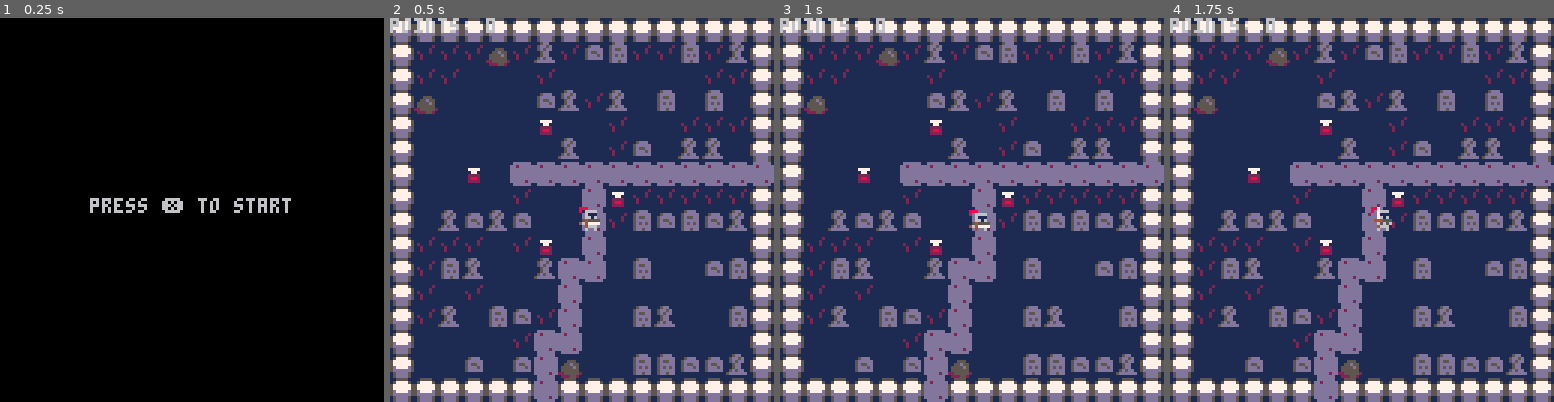
Above: before the commit, frames 1-4 (left to right).
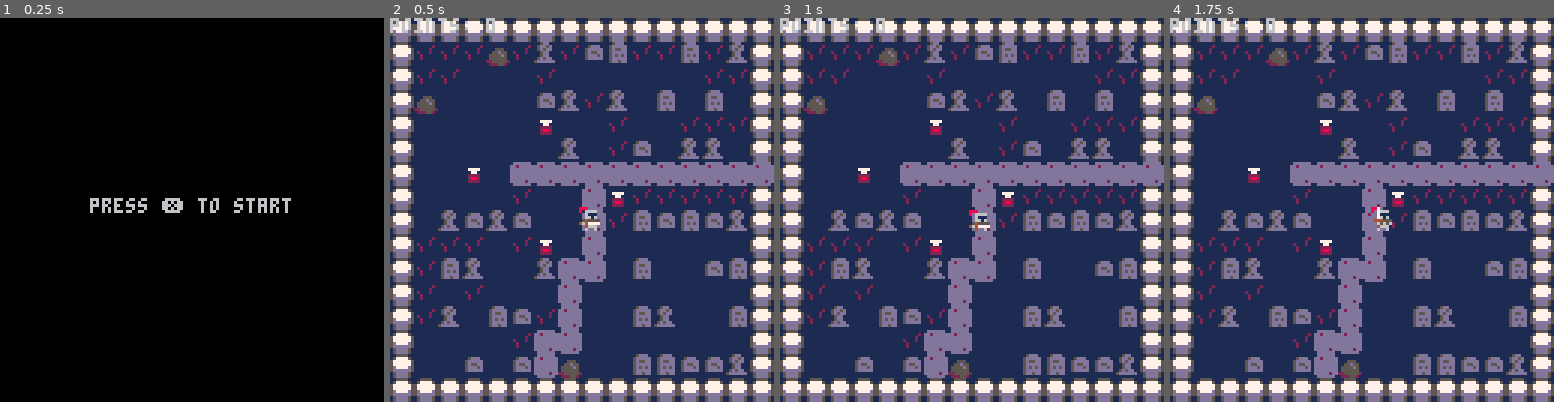
Above: after the commit, the same moments.

Repository: justinKocian/pico-8-top-down
Game: PICO-8 cartridge adv1.p8
The game is run twice, just before and just after one commit, with the same random seed, the same clock (stepped at 60 frames per second) and the same inputs.
Inputs:
- Up to frame 1 (0.25 s): no input
- Up to frame 2 (0.5 s): tap X (X key) at 0.33 s
- Up to frame 3 (1 s): tap O (Z key) at 0.7 s
- Up to frame 4 (1.75 s): tap X (X key) at 1.07 s; hold Right from 1.6 s (still down); tap O (Z key) at 1.7 s

Frame 1 is identical in both runs. In frame 2, 0.3% of the frame differs, in the area x 37-44%, y 93-100%; in frame 3, 0.3%; in frame 4, 0.3%.

Commit message:
Update version to 43 and modify map data

Diff:
--- a/adv1.p8
+++ b/adv1.p8
@@ -1,5 +1,5 @@
 pico-8 cartridge // http://www.pico-8.com
-version 42
+version 43
 __lua__
 --=callbacks=--
 
@@ -267,26 +267,38 @@
 0000000000000000000000000000000000000100010101010000000000000000000000000000000000000000000000000000000000000000000000000000000000000000000000000000000000000000000000000000000000000000000000000000000000000000000000000000000000000000000000000000000000000000
 0000000000000000000000000000000000000000000000000000000000000000000000000000000000000000000000000000000000000000000000000000000000000000000000000000000000000000000000000000000000000000000000000000000000000000000000000000000000000000000000000000000000000000
 __map__
-1414141414141414141414141414141411111111111111111111111111111111110000000000000000000000000000000000000000000000000000000000000000000000000000000000000000000000000000000000000000000000000000000000000000000000000000000000000000000000000000000000000000000000
-1410101012101710161510101510171411111111111111111111111111111111110000000000000000000000000000000000000000000000000000000000000000000000000000000000000000000000000000000000000000000000000000000000000000000000000000000000000000000000000000000000000000000000
-1410101111111011111111111110101411111111111111111111111111111111110000000000000000000000000000000000000000000000000000000000000000000000000000000000000000000000000000000000000000000000000000000000000000000000000000000000000000000000000000000000000000000000
-1412111111111617101711151115111411111111111111111111111111111111110000000000000000000000000000000000000000000000000000000000000000000000000000000000000000000000000000000000000000000000000000000000000000000000000000000000000000000000000000000000000000000000
-1411111111112011111011111010101411111111111111111111111111111111110000000000000000000000000000000000000000000000000000000000000000000000000000000000000000000000000000000000000000000000000000000000000000000000000000000000000000000000000000000000000000000000
-1411111111111117111016111717111411111111111111111111111111111111110000000000000000000000000000000000000000000000000000000000000000000000000000000000000000000000000000000000000000000000000000000000000000000000000000000000000000000000000000000000000000000000
-1411112011131313131313131313131311111111111111111111111111111111110000000000000000000000000000000000000000000000000000000000000000000000000000000000000000000000000000000000000000000000000000000000000000000000000000000000000000000000000000000000000000000000
-1411111111101111132010101010101411111111111111111111111111111111110000000000000000000000000000000000000000000000000000000000000000000000000000000000000000000000000000000000000000000000000000000000000000000000000000000000000000000000000000000000000000000000
-1411171617161111131015161516171411111111111111111111111111111111110000000000000000000000000000000000000000000000000000000000000000000000000000000000000000000000000000000000000000000000000000000000000000000000000000000000000000000000000000000000000000000000
-1410101011102011131111111111111411111111111111111111111111111111110000000000000000000000000000000000000000000000000000000000000000000000000000000000000000000000000000000000000000000000000000000000000000000000000000000000000000000000000000000000000000000000
-1410151711111713131115111116151411111111111111111111111111111111110000000000000000000000000000000000000000000000000000000000000000000000000000000000000000000000000000000000000000000000000000000000000000000000000000000000000000000000000000000000000000000000
-1410111011111113111111111111111411111111111111111111111111111111110000000000000000000000000000000000000000000000000000000000000000000000000000000000000000000000000000000000000000000000000000000000000000000000000000000000000000000000000000000000000000000000
-1410171115161013111115171111151411111111111111111111111111111111110000000000000000000000000000000000000000000000000000000000000000000000000000000000000000000000000000000000000000000000000000000000000000000000000000000000000000000000000000000000000000000000
-1411111111101313111111111111111411111111111111111111111111111111110000000000000000000000000000000000000000000000000000000000000000000000000000000000000000000000000000000000000000000000000000000000000000000000000000000000000000000000000000000000000000000000
-1411111611161312111115151616171411111111111111111111111111111111110000000000000000000000000000000000000000000000000000000000000000000000000000000000000000000000000000000000000000000000000000000000000000000000000000000000000000000000000000000000000000000000
-1414141414141314141414141414141411111111111111111111111111111111110000000000000000000000000000000000000000000000000000000000000000000000000000000000000000000000000000000000000000000000000000000000000000000000000000000000000000000000000000000000000000000000
-1111111111111111111111111111111111111111111111111111111111111111110000000000000000000000000000000000000000000000000000000000000000000000000000000000000000000000000000000000000000000000000000000000000000000000000000000000000000000000000000000000000000000000
-1111111111111111111111111111111111111111111111111100000000000000000000000000000000000000000000000000000000000000000000000000000000000000000000000000000000000000000000000000000000000000000000000000000000000000000000000000000000000000000000000000000000000000
-1111111111111111111111111111111111111111111111111100000000000000000000000000000000000000000000000000000000000000000000000000000000000000000000000000000000000000000000000000000000000000000000000000000000000000000000000000000000000000000000000000000000000000
-1111111111111111111111111111111111111111111111111100000000000000000000000000000000000000000000000000000000000000000000000000000000000000000000000000000000000000000000000000000000000000000000000000000000000000000000000000000000000000000000000000000000000000
-
-
-
+1414141414141414141414141414141414141414141414141414141414141414141414141414141414141414141414141414141414141414141414141414141414141414141414141414141414141414141414141414141414141414141414141414141414141414141414141414141414141414141414141414141414141414
+1410101012101710161510101510171414111111111111111111111111111114141111111111111111111111111111141411111111111111111111111111111414111111111111111111111111111114141111111111111111111111111111141411111111111111111111111111111414111111111111111111111111111114
+1410101111111011111111111110101414111111111111111111111111111114141111111111111111111111111111141411111111111111111111111111111414111111111111111111111111111114141111111111111111111111111111141411111111111111111111111111111414111111111111111111111111111114
+1412111111111617101711151115111414111111111111111111111111111114141111111111111111111111111111141411111111111111111111111111111414111111111111111111111111111114141111111111111111111111111111141411111111111111111111111111111414111111111111111111111111111114
+1411111111112011111011111010101414111111111111111111111111111114141111111111111111111111111111141411111111111111111111111111111414111111111111111111111111111114141111111111111111111111111111141411111111111111111111111111111414111111111111111111111111111114
+1411111111111117111016111717111414111111111111111111111111111114141111111111111111111111111111141411111111111111111111111111111414111111111111111111111111111114141111111111111111111111111111141411111111111111111111111111111414111111111111111111111111111114
+1411112011131313131313131313131314111111111111111111111111111114141111111111111111111111111111141411111111111111111111111111111414111111111111111111111111111114141111111111111111111111111111141411111111111111111111111111111414111111111111111111111111111114
+1411111111101111132010101010101414111111111111111111111111111114141111111111111111111111111111141411111111111111111111111111111414111111111111111111111111111114141111111111111111111111111111141411111111111111111111111111111414111111111111111111111111111114
+1411171617161111131015161516171414111111111111111111111111111114141111111111111111111111111111141411111111111111111111111111111414111111111111111111111111111114141111111111111111111111111111141411111111111111111111111111111414111111111111111111111111111114
+1410101011102011131111111111111414111111111111111111111111111114141111111111111111111111111111141411111111111111111111111111111414111111111111111111111111111114141111111111111111111111111111141411111111111111111111111111111414111111111111111111111111111114
+1410151711111713131115111116151414111111111111111111111111111114141111111111111111111111111111141411111111111111111111111111111414111111111111111111111111111114141111111111111111111111111111141411111111111111111111111111111414111111111111111111111111111114
+1410111011111113111111111111111414111111111111111111111111111114141111111111111111111111111111141411111111111111111111111111111414111111111111111111111111111114141111111111111111111111111111141411111111111111111111111111111414111111111111111111111111111114
+1410171115161013111115171111151414111111111111111111111111111114141111111111111111111111111111141411111111111111111111111111111414111111111111111111111111111114141111111111111111111111111111141411111111111111111111111111111414111111111111111111111111111114
+1411111111101313111111111111111414111111111111111111111111111114141111111111111111111111111111141411111111111111111111111111111414111111111111111111111111111114141111111111111111111111111111141411111111111111111111111111111414111111111111111111111111111114
+1411111611161312111115151616171414111111111111111111111111111114141111111111111111111111111111141411111111111111111111111111111414111111111111111111111111111114141111111111111111111111111111141411111111111111111111111111111414111111111111111111111111111114
+1414141414141414141414141414141414141414141414141414141414141414141414141414141414141414141414141414141414141414141414141414141414141414141414141414141414141414141414141414141414141414141414141414141414141414141414141414141414141414141414141414141414141414
+1414141414141414141414141414141414141414141414141414141414141414141414141414141414141414141414141414141414141414141414141414141414141414141414141414141414141414141414141414141414141414141414141414141414141414141414141414141414141414141414141414141414141414
+1411111111111111111111111111111414111111111111111111111111111114141111111111111111111111111111141411111111111111111111111111111414111111111111111111111111111114141111111111111111111111111111141411111111111111111111111111111414111111111111111111111111111114
+1411111111111111111111111111111414111111111111111111111111111114141111111111111111111111111111141411111111111111111111111111111414111111111111111111111111111114141111111111111111111111111111141411111111111111111111111111111414111111111111111111111111111114
+1411111111111111111111111111111414111111111111111111111111111114141111111111111111111111111111141411111111111111111111111111111414111111111111111111111111111114141111111111111111111111111111141411111111111111111111111111111414111111111111111111111111111114
+1411111111111111111111111111111414111111111111111111111111111114141111111111111111111111111111141411111111111111111111111111111414111111111111111111111111111114141111111111111111111111111111141411111111111111111111111111111414111111111111111111111111111114
+1411111111111111111111111111111414111111111111111111111111111114141111111111111111111111111111141411111111111111111111111111111414111111111111111111111111111114141111111111111111111111111111141411111111111111111111111111111414111111111111111111111111111114
+1411111111111111111111111111111414111111111111111111111111111114141111111111111111111111111111141411111111111111111111111111111414111111111111111111111111111114141111111111111111111111111111141411111111111111111111111111111414111111111111111111111111111114
+1411111111111111111111111111111414111111111111111111111111111114141111111111111111111111111111141411111111111111111111111111111414111111111111111111111111111114141111111111111111111111111111141411111111111111111111111111111414111111111111111111111111111114
+1411111111111111111111111111111414111111111111111111111111111114141111111111111111111111111111141411111111111111111111111111111414111111111111111111111111111114141111111111111111111111111111141411111111111111111111111111111414111111111111111111111111111114
+1411111111111111111111111111111414111111111111111111111111111114141111111111111111111111111111141411111111111111111111111111111414111111111111111111111111111114141111111111111111111111111111141411111111111111111111111111111414111111111111111111111111111114
+1411111111111111111111111111111414111111111111111111111111111114141111111111111111111111111111141411111111111111111111111111111414111111111111111111111111111114141111111111111111111111111111141411111111111111111111111111111414111111111111111111111111111114
+1411111111111111111111111111111414111111111111111111111111111114141111111111111111111111111111141411111111111111111111111111111414111111111111111111111111111114141111111111111111111111111111141411111111111111111111111111111414111111111111111111111111111114
+1411111111111111111111111111111414111111111111111111111111111114141111111111111111111111111111141411111111111111111111111111111414111111111111111111111111111114141111111111111111111111111111141411111111111111111111111111111414111111111111111111111111111114
+1411111111111111111111111111111414111111111111111111111111111114141111111111111111111111111111141411111111111111111111111111111414111111111111111111111111111114141111111111111111111111111111141411111111111111111111111111111414111111111111111111111111111114
+1411111111111111111111111111111414111111111111111111111111111114141111111111111111111111111111141411111111111111111111111111111414111111111111111111111111111114141111111111111111111111111111141411111111111111111111111111111414111111111111111111111111111114
+1414141414141414141414141414141414141414141414141414141414141414141414141414141414141414141414141414141414141414141414141414141414141414141414141414141414141414141414141414141414141414141414141414141414141414141414141414141414141414141414141414141414141414
+
+
+
